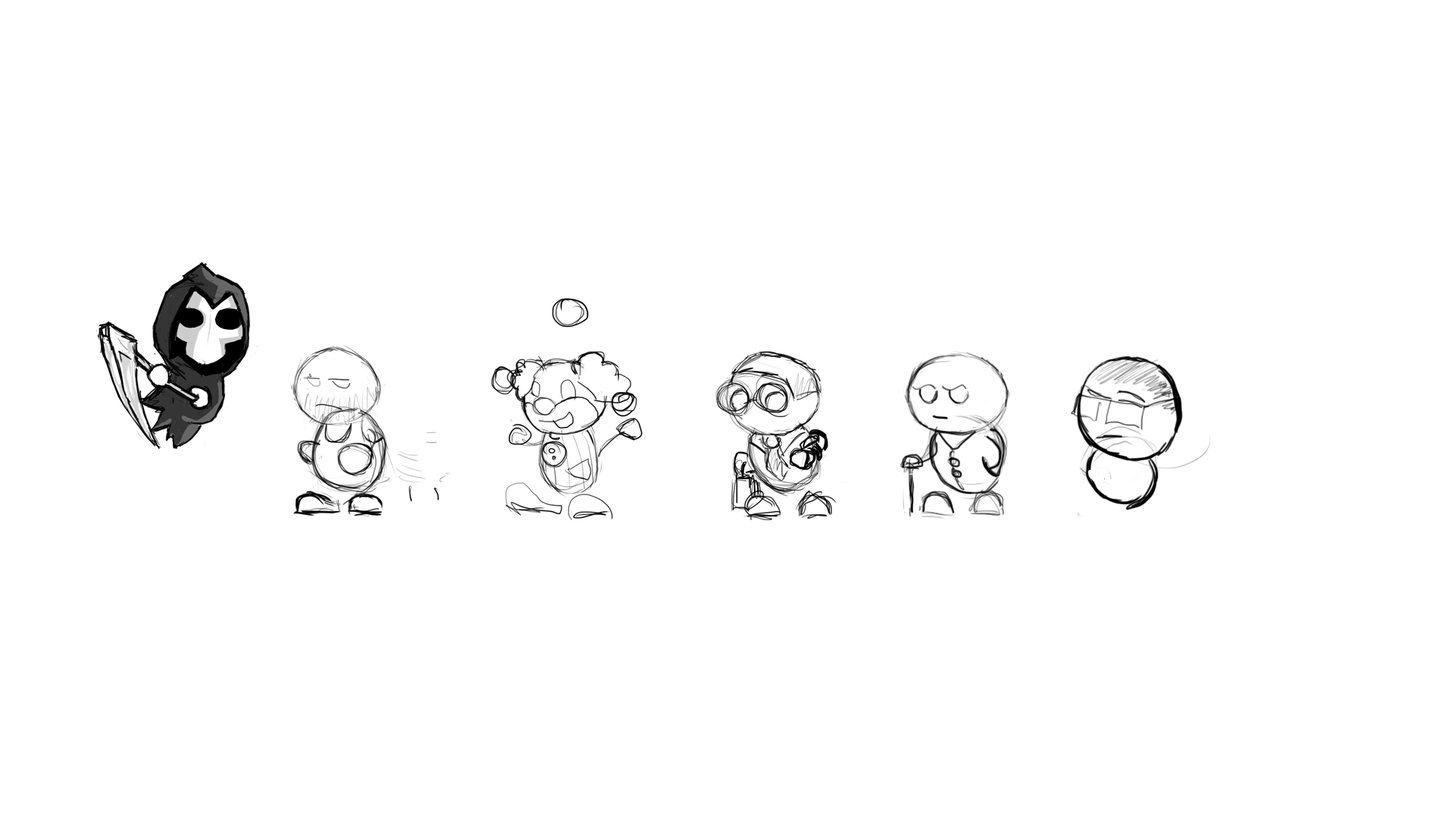
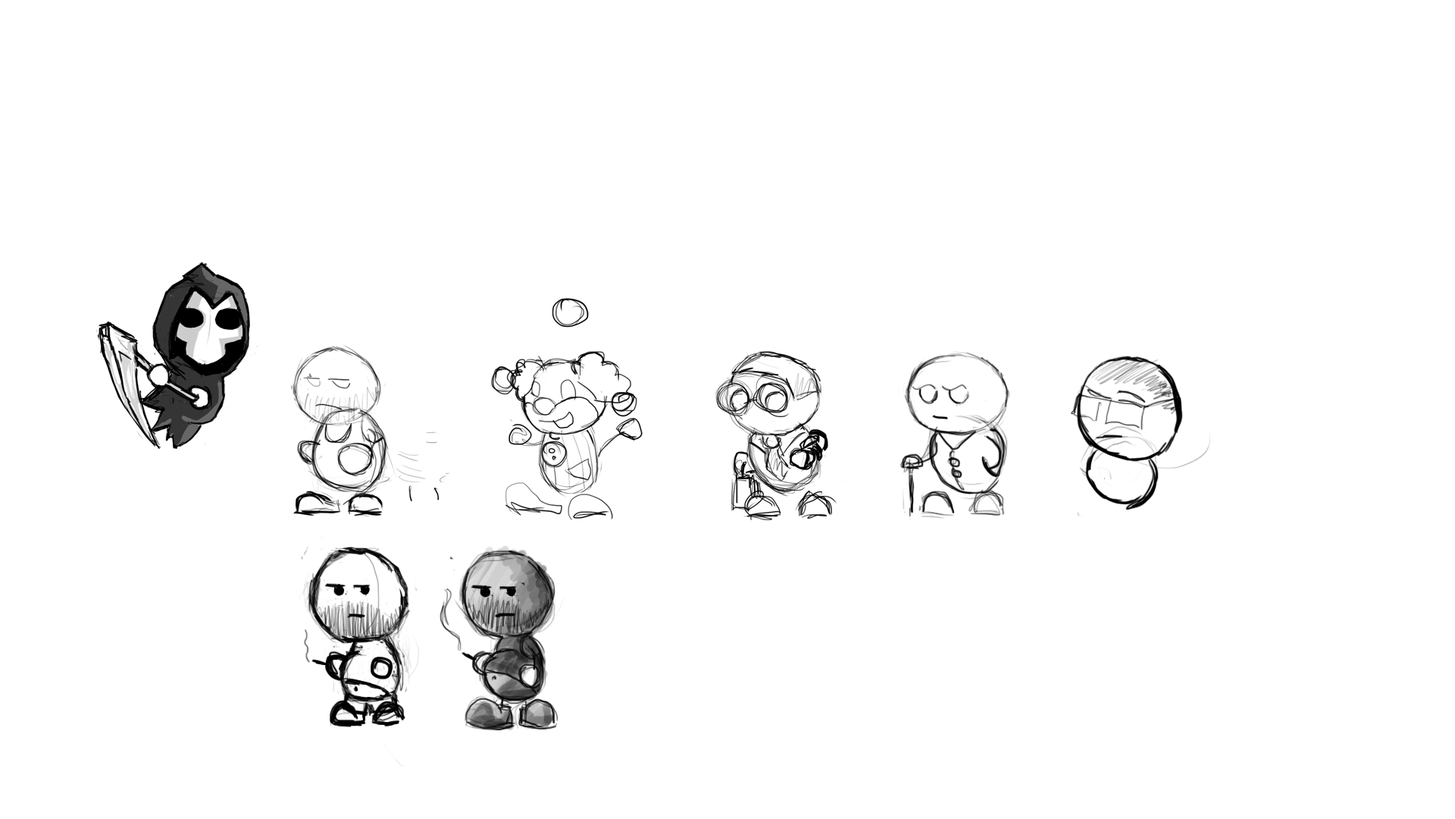
Layers edited between the first and the second (1455, 819) image:
added layer "Слой 9" above "Слой 6" over (299, 535, 564, 767)
